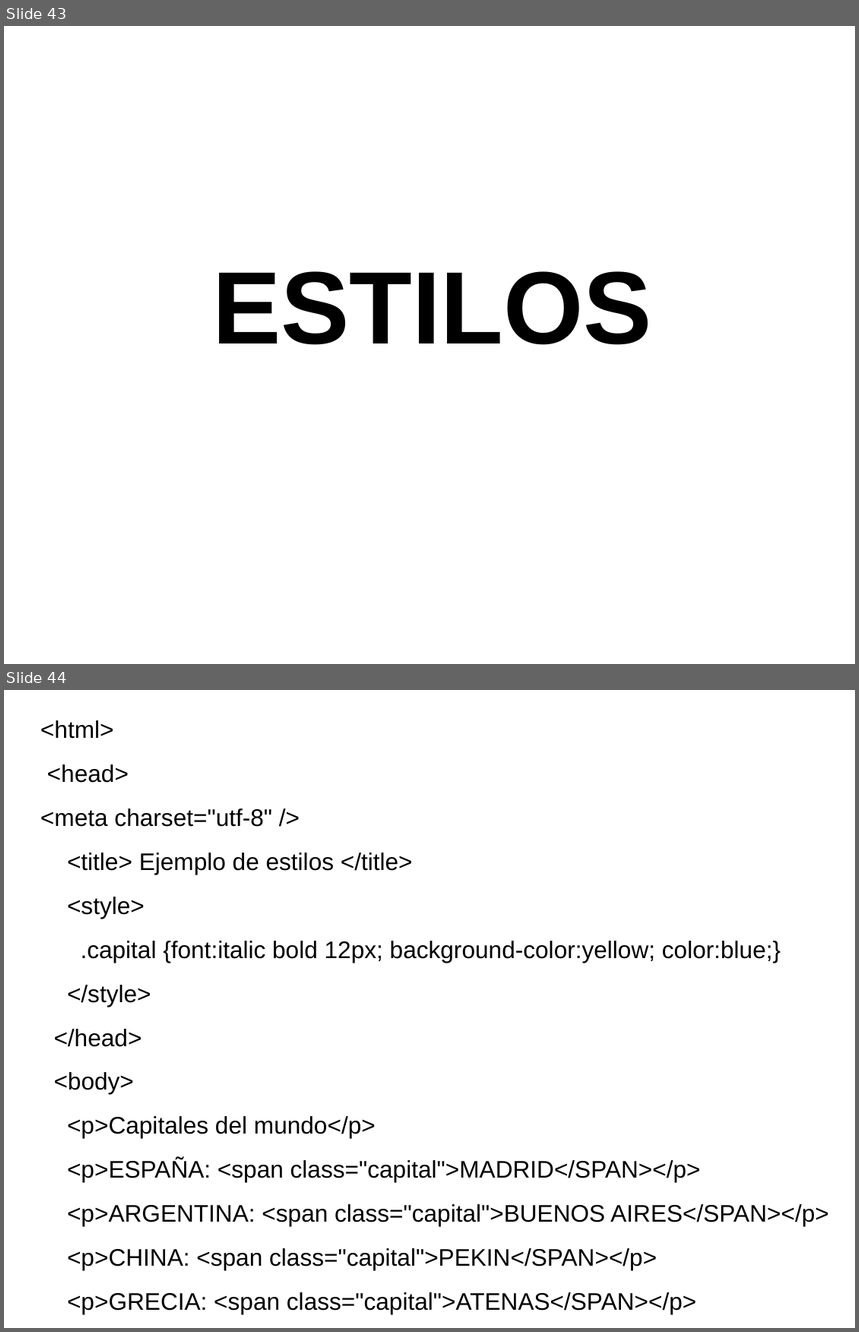
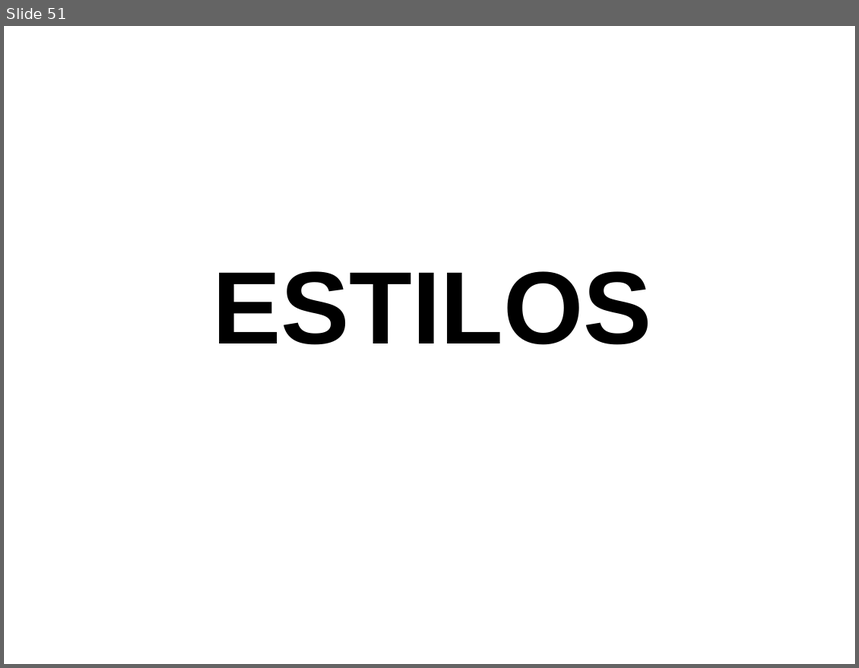
Before and after one commit to toblerone554/CampusInfantil2016, a slide deck: Veteranos/html/PresentaciónHTML.odp. Shown one above the other, each under a label of ours: slides 43 and 44 before the commit, slide 51 after it. The pictures are 859x1332 and 859x668 pixels, drawn with LibreOffice and Linux fonts; fonts in the diff are those of the drawing. Boxes give left, top, right and bottom in pixels: in the first picture for what was removed or moved away, otherwise in the second. Text is boxed around its words. In the diff, an @@ line names an element or a change of style, - is before the commit and + after.

Commit message:
Ejemplos de tablas y ejercicios prácticos de css

```diff
--- a/Veteranos/html/PresentaciónHTML.odp
+++ b/Veteranos/html/PresentaciónHTML.odp
@@ slide 44 removed at (x1=4, y1=690, x2=855, y2=1328), background #FFFFFF @@
@@ text removed at (x1=40, y1=720, x2=829, y2=1315) @@
-<html>
-<head>
-<meta charset="utf-8" />
-<title> Ejemplo de estilos </title>
-<style>
-.capital {font:italic bold 12px; background-color:yellow; color:blue;}
-</style>
-</head>
-<body>
-<p>Capitales del mundo</p>
-<p>ESPAÑA: <span class="capital">MADRID</SPAN></p>
-<p>ARGENTINA: <span class="capital">BUENOS AIRES</SPAN></p>
-<p>CHINA: <span class="capital">PEKIN</SPAN></p>
-<p>GRECIA: <span class="capital">ATENAS</SPAN></p>
-</body>
-</html>
@@ what was slide 43 is now slide 51 @@
```
Also in this commit, not shown: 16 slides added, 1 other slide removed, 13 other files.
